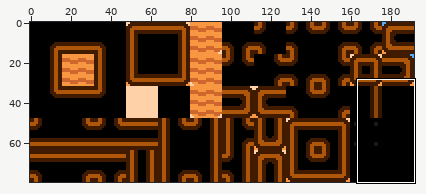
One commit to this pixel-art file: assets/aseprite/dungeon_tiles.ase. Above, an overview of the earlier version with the close-up marked.
Close-up. Before:
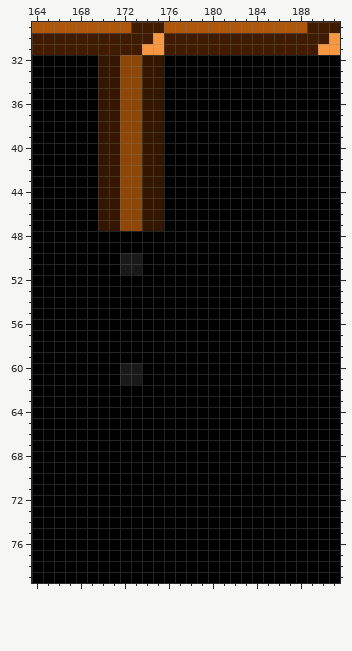
192x80 pixels, 1 frame. Shown: x 164..191, y 29..79.
Once edited:
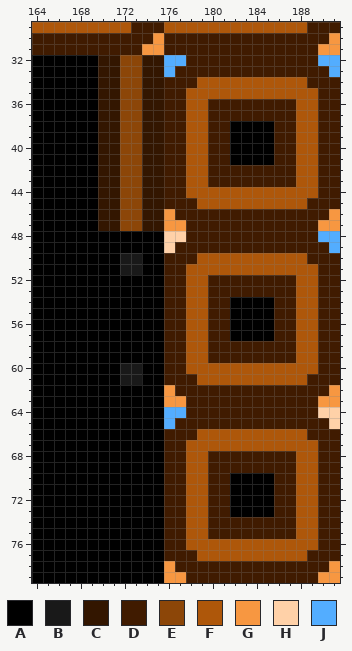
Palette (. is transparent): A #000000  B #191919  C #331600  D #401b00  E #8c4608  F #ae570a  G #f79741  H #ffd1a8  J #53adff
The edit:
Layer "Sprite":
y 32: x 176..191 AAAAAAAAAAAAAAAA -> JJDDDDDDDDDDDDJJ
y 33: x 176..191 AAAAAAAAAAAAAAAA -> JDDDDDDDDDDDDDDJ
y 34: x 176..191 AAAAAAAAAAAAAAAA -> DDDFFFFFFFFFFDDD
y 35: x 176..191 AAAAAAAAAAAAAAAA -> DDFFFFFFFFFFFFDD
y 36..37: x 176..191 AAAAAAAAAAAAAAAA -> DDFFDDDDDDDDFFDD
y 38..41: x 176..181 AAAAAA -> DDFFDD; x 186..191 AAAAAA -> DDFFDD
y 42..43: x 176..191 AAAAAAAAAAAAAAAA -> DDFFDDDDDDDDFFDD
y 44: x 176..191 AAAAAAAAAAAAAAAA -> DDFFFFFFFFFFFFDD
y 45: x 176..191 AAAAAAAAAAAAAAAA -> DDDFFFFFFFFFFDDD
y 46: x 176..191 AAAAAAAAAAAAAAAA -> GDDDDDDDDDDDDDDG
y 47: x 176..191 AAAAAAAAAAAAAAAA -> GGDDDDDDDDDDDDGG
y 48: x 176..191 AAAAAAAAAAAAAAAA -> HHDDDDDDDDDDDDJJ
y 49: x 176..191 AAAAAAAAAAAAAAAA -> HDDDDDDDDDDDDDDJ
y 50: x 176..191 AAAAAAAAAAAAAAAA -> DDDFFFFFFFFFFDDD
y 51: x 176..191 AAAAAAAAAAAAAAAA -> DDFFFFFFFFFFFFDD
y 52..53: x 176..191 AAAAAAAAAAAAAAAA -> DDFFDDDDDDDDFFDD
y 54..57: x 176..181 AAAAAA -> DDFFDD; x 186..191 AAAAAA -> DDFFDD
y 58..59: x 176..191 AAAAAAAAAAAAAAAA -> DDFFDDDDDDDDFFDD
y 60: x 176..191 AAAAAAAAAAAAAAAA -> DDFFFFFFFFFFFFDD
y 61: x 176..191 AAAAAAAAAAAAAAAA -> DDDFFFFFFFFFFDDD
y 62: x 176..191 AAAAAAAAAAAAAAAA -> GDDDDDDDDDDDDDDG
y 63: x 176..191 AAAAAAAAAAAAAAAA -> GGDDDDDDDDDDDDGG
y 64: x 176..191 AAAAAAAAAAAAAAAA -> JJDDDDDDDDDDDDHH
y 65: x 176..191 AAAAAAAAAAAAAAAA -> JDDDDDDDDDDDDDDH
y 66: x 176..191 AAAAAAAAAAAAAAAA -> DDDFFFFFFFFFFDDD
y 67: x 176..191 AAAAAAAAAAAAAAAA -> DDFFFFFFFFFFFFDD
y 68..69: x 176..191 AAAAAAAAAAAAAAAA -> DDFFDDDDDDDDFFDD
y 70..73: x 176..181 AAAAAA -> DDFFDD; x 186..191 AAAAAA -> DDFFDD
y 74..75: x 176..191 AAAAAAAAAAAAAAAA -> DDFFDDDDDDDDFFDD
y 76: x 176..191 AAAAAAAAAAAAAAAA -> DDFFFFFFFFFFFFDD
y 77: x 176..191 AAAAAAAAAAAAAAAA -> DDDFFFFFFFFFFDDD
y 78: x 176..191 AAAAAAAAAAAAAAAA -> GDDDDDDDDDDDDDDG
y 79: x 176..191 AAAAAAAAAAAAAAAA -> GGDDDDDDDDDDDDGG
Pixel boxes of the changes (left, top, right, bottom) in both close-ups:
changed: (164, 55, 340, 583)
